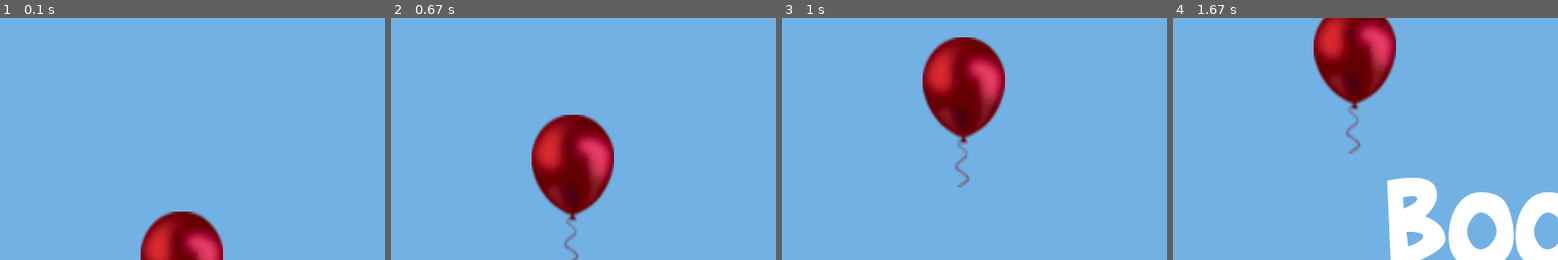
Above: before the commit, frames 1-4 (left to right).
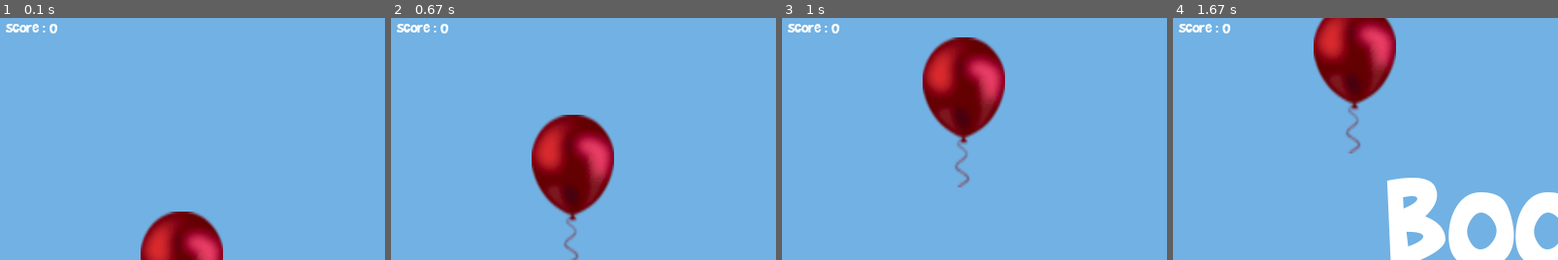
Above: after the commit, the same moments.

Repository: Ketzatl/Projet_Python_Pygame_JeuBallonFlottant
Game: pygame game, started from Jeu_Ballon.py
The game is run twice, just before and just after one commit, with the same random seed, the same clock (stepped at 60 frames per second) and the same inputs.
Inputs:
- Up to frame 1 (0.1 s): no input
- Up to frame 2 (0.67 s): hold Up from 0.33 s (still down)
- Up to frame 3 (1 s): release Up at 0.8 s; hold Up from 0.83 s (still down)
- Up to frame 4 (1.67 s): release Up at 1.2 s
The pictures show only the part of the screen within x 0-50%, y 0-50%; the shares and areas given below are measured in that part.

The runs differ from the first frame. In frame 1, 0.3% of the frame differs, in the area x 1-15%, y 2-7%; in frame 2, 0.3%; in frame 3, 0.3%; in frame 4, 0.3%.

Commit message:
-Ajout et affichage de la fonction Score

Diff:
--- a/Jeu_Ballon.py
+++ b/Jeu_Ballon.py
@@ -27,6 +27,12 @@
 img = pygame.image.load('ballon.png')
 img_nuageB = pygame.image.load('nuageHaut.png')
 img_nuageH = pygame.image.load('nuageBas.png')
+
+def score(compte):
+    police = pygame.font.Font('BradBunR.ttf', 16)
+    texte = police.render("Score : " + str(compte), True, white)
+    surface.blit(texte, [10, 0])
+
 
 def nuages(x_nuage, y_nuage, espace):
     surface.blit(img_nuageH,(x_nuage, y_nuage))
@@ -83,6 +89,9 @@
     espace = ballonH * 3
     nuage_vitesse = 4
 
+    score_actuel = 0
+
+
     game_over = False
     while not game_over:
         for event in pygame.event.get():
@@ -101,6 +110,8 @@
         ballon(x, y, img)
 
         nuages(x_nuage, y_nuage, espace)
+
+        score(score_actuel)
 
         x_nuage -= nuage_vitesse
 
